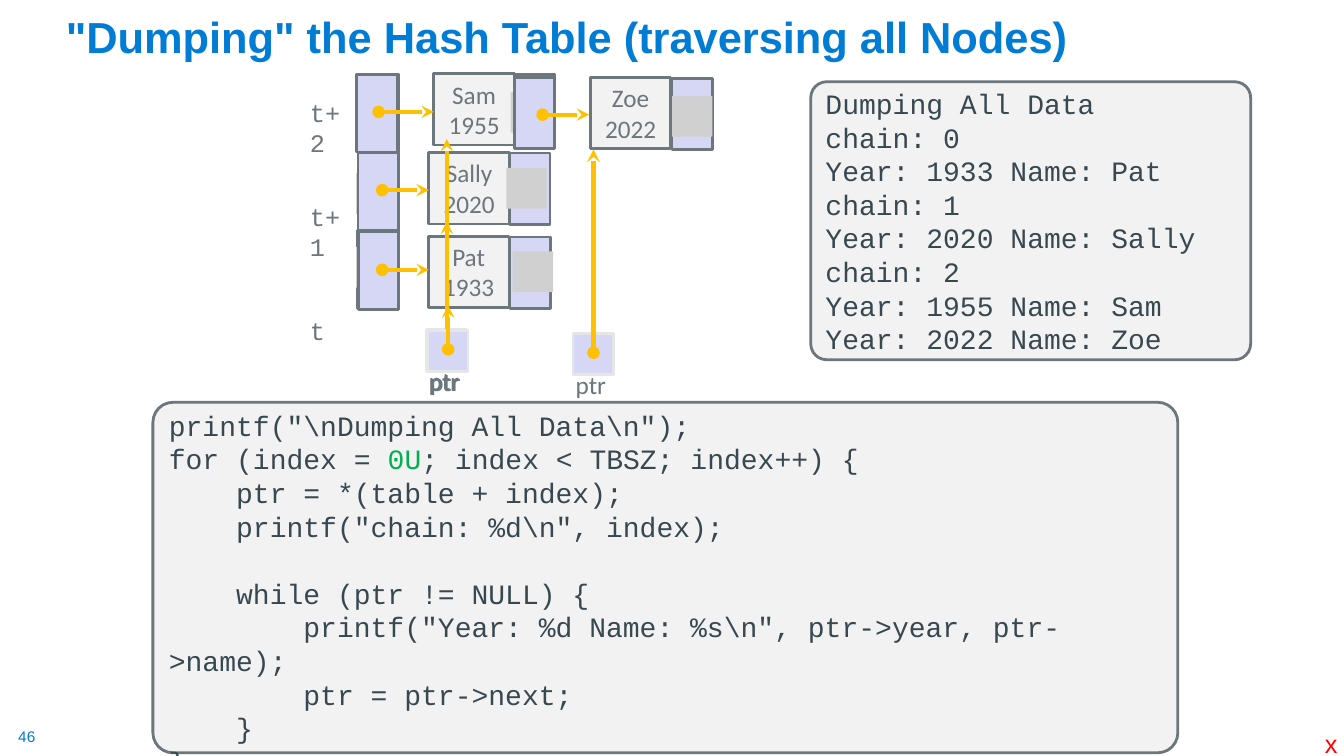
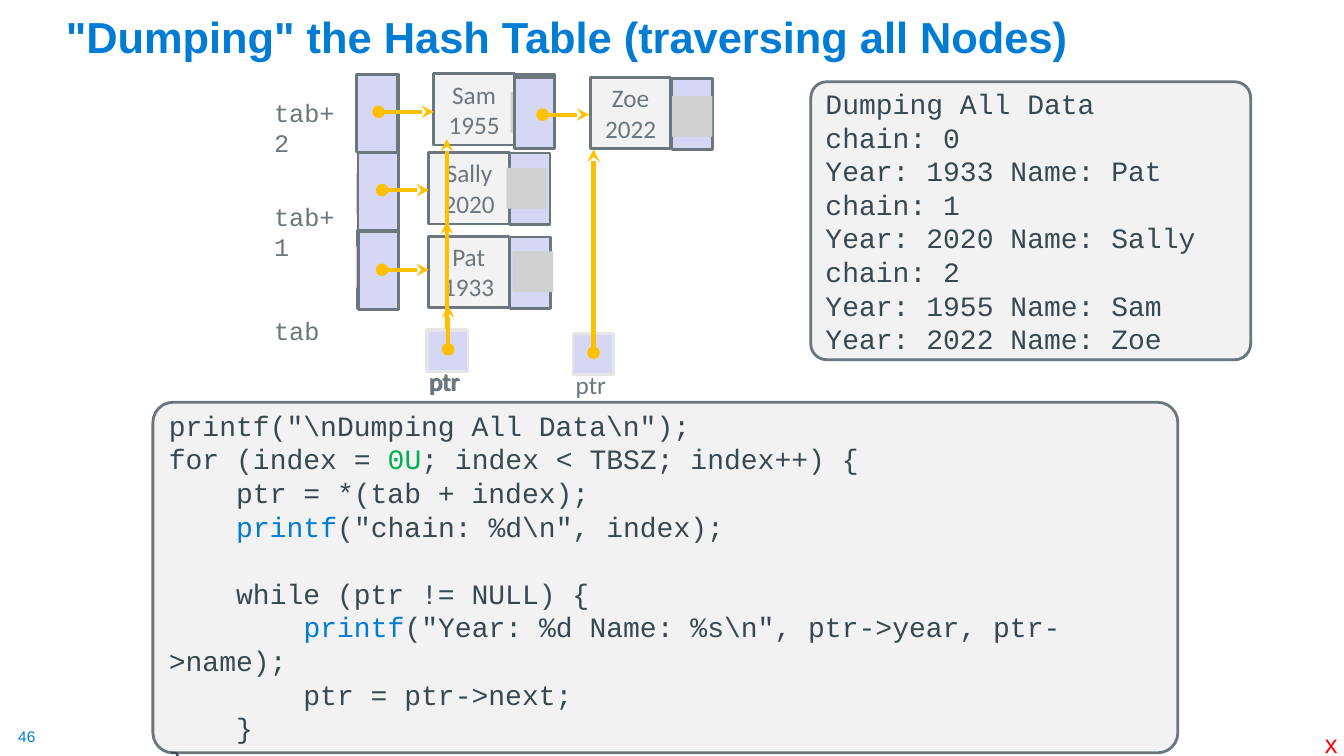
Before and after one commit to cse30-fa22/Muller_CSE30_Lecture_Slides, a slide deck: slide 46 of 05_C_Part4.pptx. Drawn at 1344x756 pixels with LibreOffice and Linux fonts; fonts in the diff are those of the drawing; grey boxes stand for pictures. Boxes give left, top, right and bottom in pixels: in the first picture for what was removed or moved away, otherwise in the second. Text is boxed around its words. In the diff, an @@ line names an element or a change of style, - is before the commit and + after.

```diff
--- a/05_C_Part4.pptx
+++ b/05_C_Part4.pptx
@@ text at (274, 104, 334, 340): text changed @@
-t+2
-t+1
-t
+tab+2
+tab+1
+tab
@@ text in rounded rectangle at (236, 483, 590, 509): text changed @@
-ptr = *(table + index);
+ptr = *(tab + index);
@@ text in rounded rectangle at (169, 517, 1060, 677): text colour #384851 to #007CD5 in "printf("chain:", "printf("Year:" @@
```
Also in this commit, not shown: 11 other slides changed, 1 slide removed, 1 other file.
